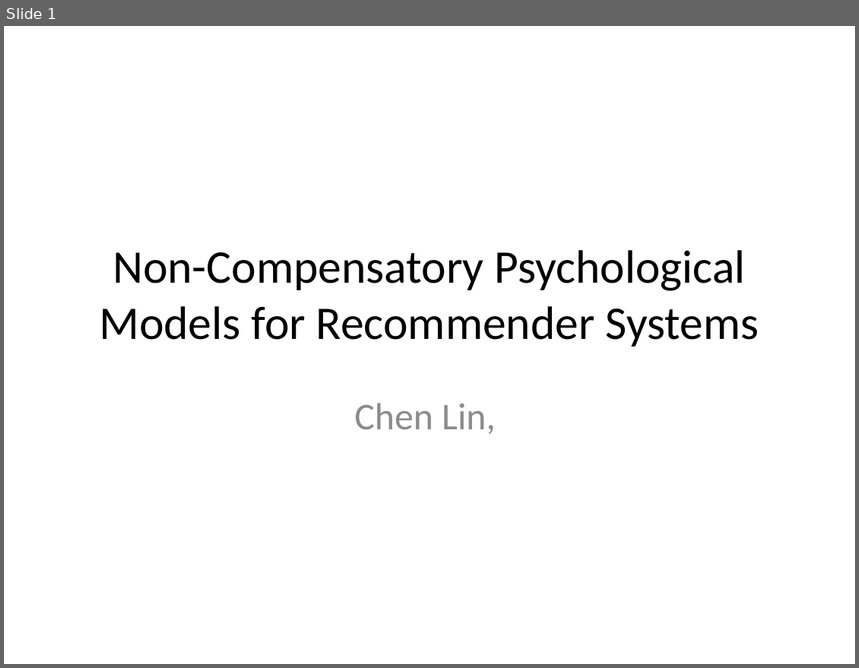
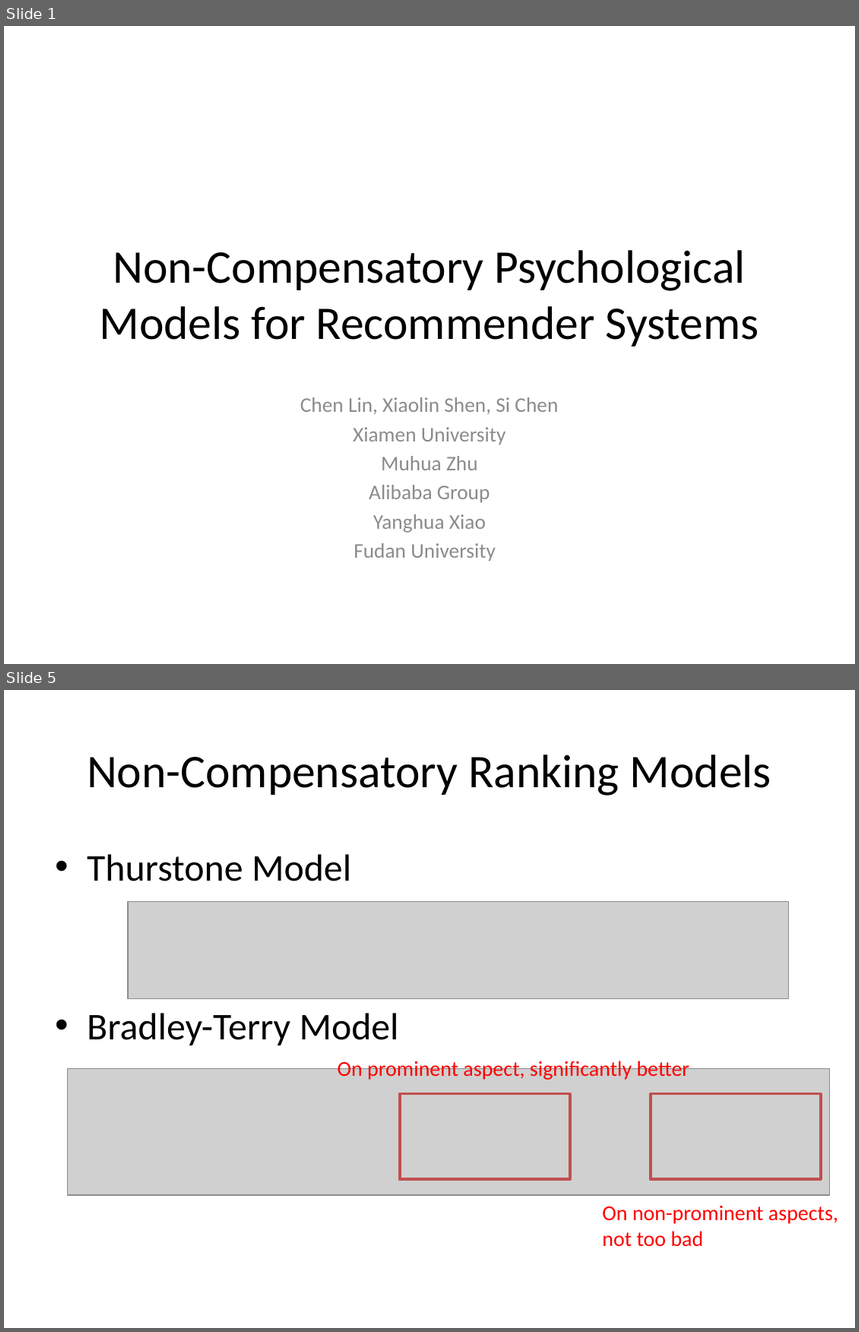
Before and after one commit to cheyennelin/0Psychological, a slide deck: Non-Compensatory Psychological Models for Recommender Systems.pptx. Shown one above the other, each under a label of ours: slide 1 before the commit, slides 1 and 5 after it; the slides between them are not shown. The pictures are 859x668 and 859x1332 pixels, drawn with LibreOffice and Linux fonts; fonts in the diff are those of the drawing; grey boxes stand for pictures. Boxes give left, top, right and bottom in pixels: in the first picture for what was removed or moved away, otherwise in the second. Text is boxed around its words. In the diff, an @@ line names an element or a change of style, - is before the commit and + after.

```diff
--- a/Non-Compensatory Psychological Models for Recommender Systems.pptx
+++ b/Non-Compensatory Psychological Models for Recommender Systems.pptx
@@ slide 5 added at (x1=4, y1=690, x2=855, y2=1328), background #FFFFFF @@
@@ title added at (x1=87, y1=755, x2=772, y2=796), 39.6 pt, text #000000 @@
+Non-Compensatory Ranking Models
@@ text added at (x1=87, y1=854, x2=399, y2=1046), 32 pt, text #000000 @@
+• Thurstone Model
+• Bradley-Terry Model
@@ picture added at (x1=129, y1=902, x2=789, y2=999) @@
@@ picture added at (x1=67, y1=1068, x2=829, y2=1195) @@
@@ text added at (x1=338, y1=1058, x2=690, y2=1081), 18 pt, text #FF0000 @@
+On prominent aspect, significantly better
@@ frame added at (x1=400, y1=1094, x2=571, y2=1179), fill #FFFFFF, outline #C0504D 2 pt @@
@@ frame added at (x1=650, y1=1094, x2=821, y2=1179), fill #FFFFFF, outline #C0504D 2 pt @@
@@ text added at (x1=602, y1=1206, x2=838, y2=1247), 18 pt, text #FF0000 @@
+On non-prominent aspects,
+not too bad
@@ slide 1 changed as well @@
@@ subtitle at (x1=300, y1=398, x2=558, y2=562): text changed; size 32 to 17.6 pt @@
-Chen Lin,
+Chen Lin, Xiaolin Shen, Si Chen
+Xiamen University
+Muhua Zhu
+Alibaba Group
+Yanghua Xiao
+Fudan University
```
Also in this commit, not shown: 7 other slides added, 3 other files.
